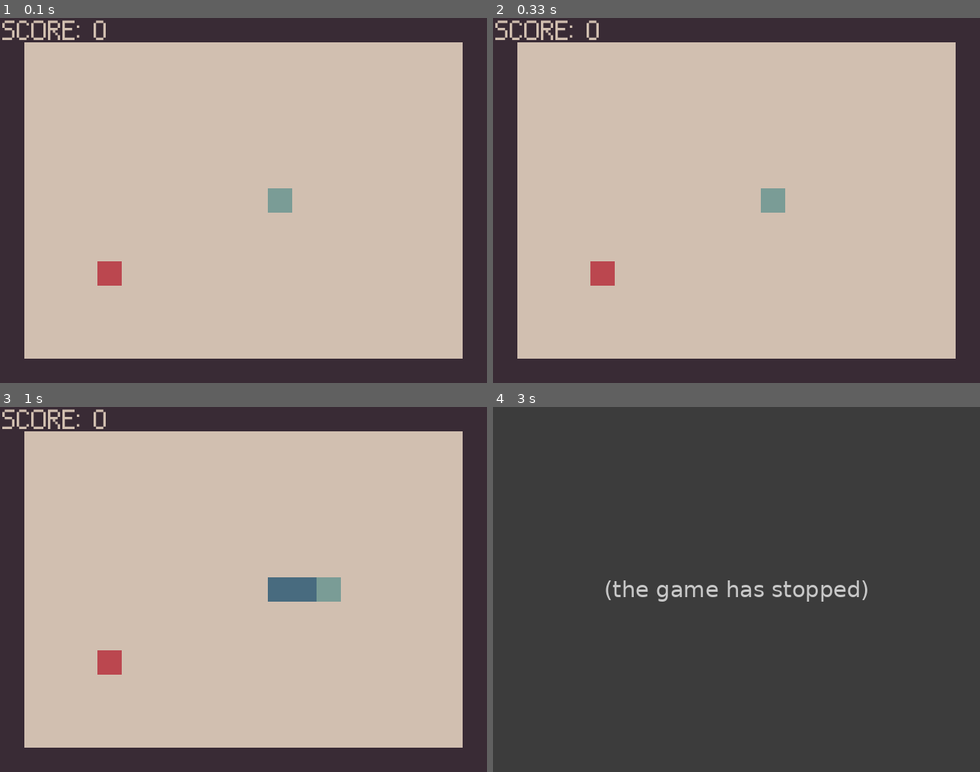
Above: before the commit, frames 1-4 (two rows, left to right).
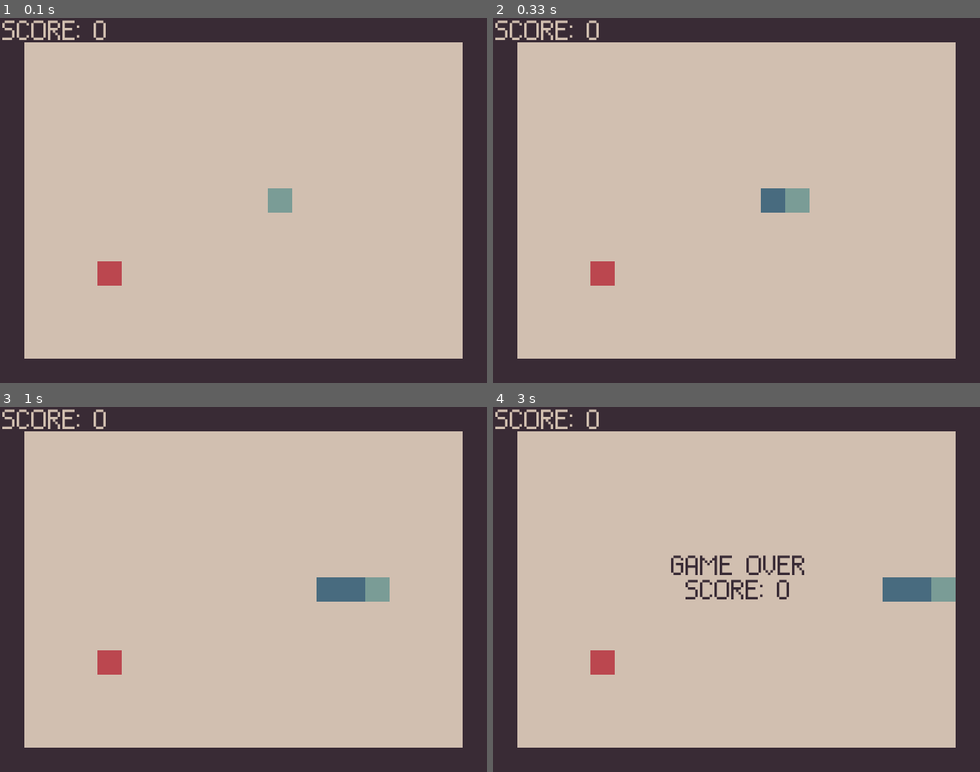
Above: after the commit, the same moments.

Repository: theo-baccam/snake
Game: pygame game, started from main.py
Same seed, same stepped clock (60 frames per second), same inputs: the game is played once before the commit and once after it.
Inputs:
- Up to frame 1 (0.1 s): no input
- Up to frame 2 (0.33 s): no input
- Up to frame 3 (1 s): no input
- Up to frame 4 (3 s): no input

Frame 1 is identical in both runs. In frame 2, 0.7% of the frame differs, in the area x 55-65%, y 46-54%; in frame 3, 1.7%; in frame 4, 77%, in the area x 0-95%, y 0-94%.
Before the commit the program exited at 2.67 s; later frames show no game.

Commit message:
game over screen

Diff:
--- a/main.py
+++ b/main.py
@@ -12,7 +12,7 @@
 screen = pygame.display.set_mode((SCREEN_WIDTH, SCREEN_HEIGHT))
 
 clock = pygame.time.Clock()
-MAX_FPS = 3
+MAX_FPS = 5
 running = True
 
 border_top = pygame.Rect(lf.grid_coordinate["A1"], (608, 32))
@@ -53,7 +53,6 @@
 
     if cf.body_collision(snake_cell_positions):
         running = False
-        break
 
     if cf.apple_collision(snake_head, apple):
         lf.snake_length += 1
@@ -63,8 +62,12 @@
 
     if cf.border_collision(snake_head, border_list):
         running = False
+
+    if not running:
+        rf.draw_game_over(screen)
+        pygame.display.update()
+        pygame.time.delay(1800)
         break
-
     rf.draw_background(screen)
     rf.draw_border(screen, border_list)
     rf.draw_apple(screen, apple)
--- a/render_functions.py
+++ b/render_functions.py
@@ -46,3 +46,18 @@
         SCORE_SURFACE,
         (lf.grid_coordinate["A1"][0] + 3, lf.grid_coordinate["A1"][1] + 3),
     )
+
+def draw_game_over(screen):
+    GAME_OVER_SURFACE = FONT.render(f"GAME OVER", True, BORDER_COLOR)
+    GAME_OVER_MIDDLE = GAME_OVER_SURFACE.get_width() / 2
+    screen.blit(
+        GAME_OVER_SURFACE,
+        (lf.grid_coordinate["G11"][0] + 3 - GAME_OVER_MIDDLE, lf.grid_coordinate["G11"][1] + 3)
+    )
+
+    SCORE_SURFACE = FONT.render(f"SCORE: {lf.snake_length - 3}", True, BORDER_COLOR)
+    SCORE_MIDDLE = SCORE_SURFACE.get_width() / 2
+    screen.blit(
+        SCORE_SURFACE,
+        (lf.grid_coordinate["H11"][0] + 3 - SCORE_MIDDLE, lf.grid_coordinate["H11"][1] + 3)
+    )
